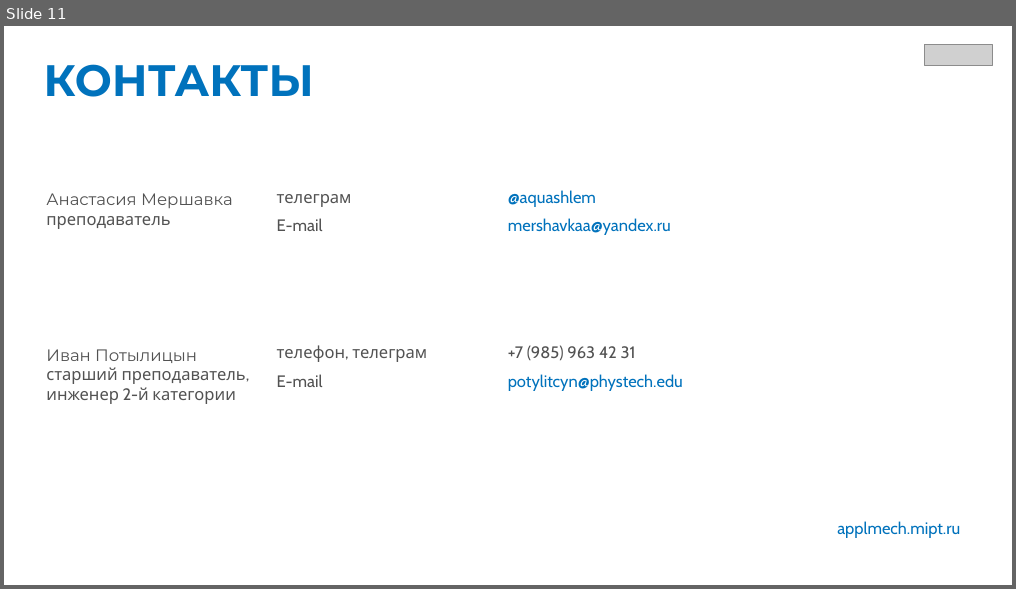
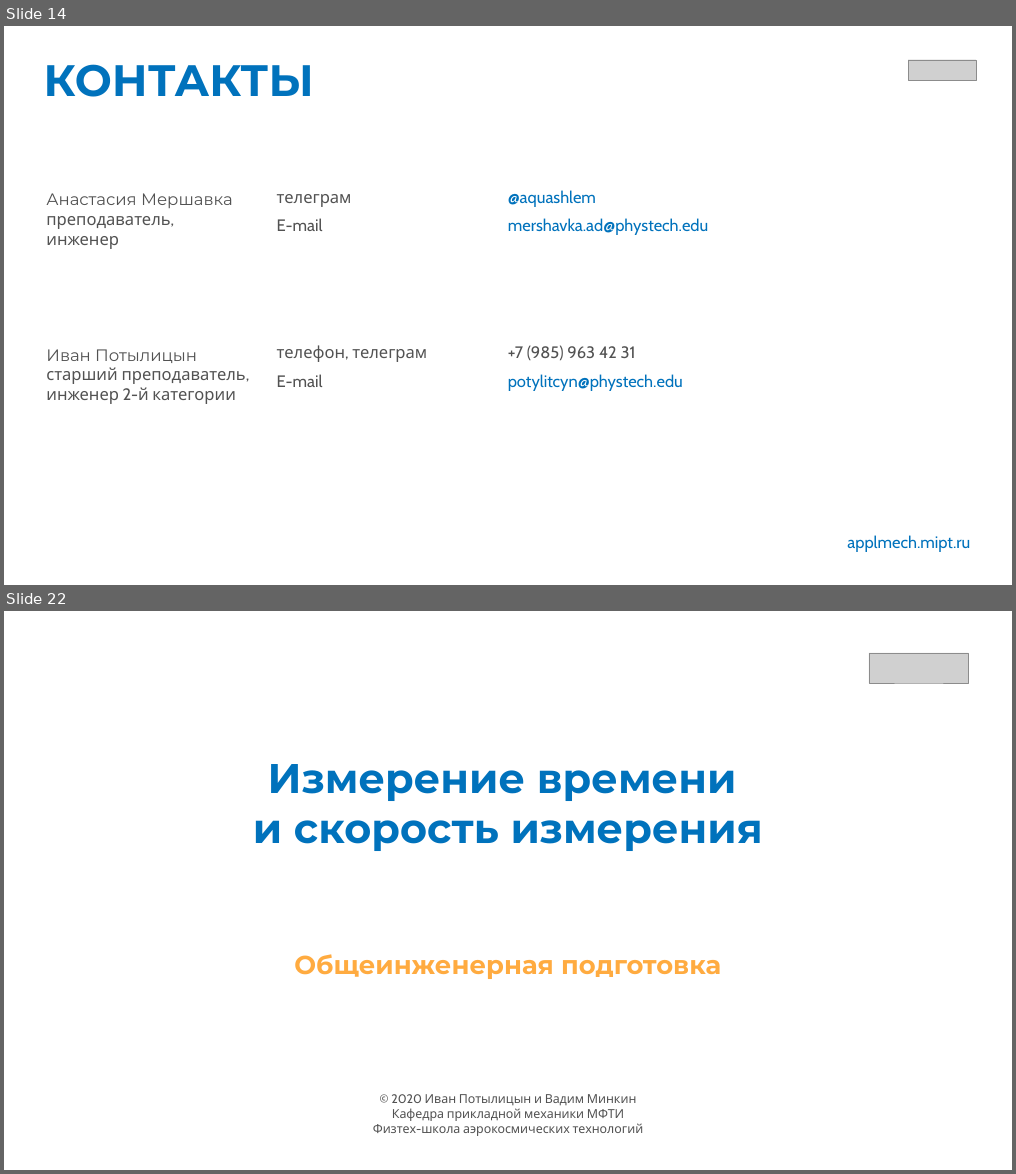
Before and after one commit to mershavka/get, a slide deck: cover.pptx. Shown one above the other, each under a label of ours: slide 11 before the commit, slides 14 and 22 after it; the slides between them are not shown. The pictures are 1016x589 and 1016x1174 pixels, drawn with LibreOffice and Linux fonts; fonts in the diff are those of the drawing; grey boxes stand for pictures; background and template pictures are left out. Boxes give left, top, right and bottom in pixels: in the first picture for what was removed or moved away, otherwise in the second. Text is boxed around its words. In the diff, an @@ line names an element or a change of style, - is before the commit and + after.

```diff
--- a/cover.pptx
+++ b/cover.pptx
@@ slide 22 added at (4, 611, 1012, 1170), background picture (left out) @@
@@ picture added at (869, 653, 968, 683) @@
@@ title added at (253, 764, 763, 851), 80 pt, text #0072BC, bold @@
+Измерение времени
+и скорость измерения
@@ subtitle added at (294, 954, 721, 979), 50 pt, text #FFAB40, bold @@
+Общеинженерная подготовка
@@ text added at (373, 1094, 644, 1136), 24 pt, text #525252 @@
+© 2020 Иван Потылицын и Вадим Минкин
+Кафедра прикладной механики МФТИ
+Физтех-школа аэрокосмических технологий
@@ what was slide 11 is now slide 14 @@
@@ slide 14 changed as well @@
@@ picture: place and size @@
-picture at (924, 44, 992, 65)
+picture at (908, 60, 976, 80)
@@ text at (46, 216, 170, 249): text changed @@
-преподаватель
+преподаватель,
+инженер
@@ text at (508, 218, 709, 235): text changed @@
-mershavkaa@yandex.ru
+mershavka.ad@phystech.edu
@@ text "applmech.mipt.ru": place and size @@
-text "applmech.mipt.ru" at (837, 521, 960, 538)
+text "applmech.mipt.ru" at (847, 535, 970, 552)
```
Also in this commit, not shown: 1 other slide changed, 12 other slides added.
